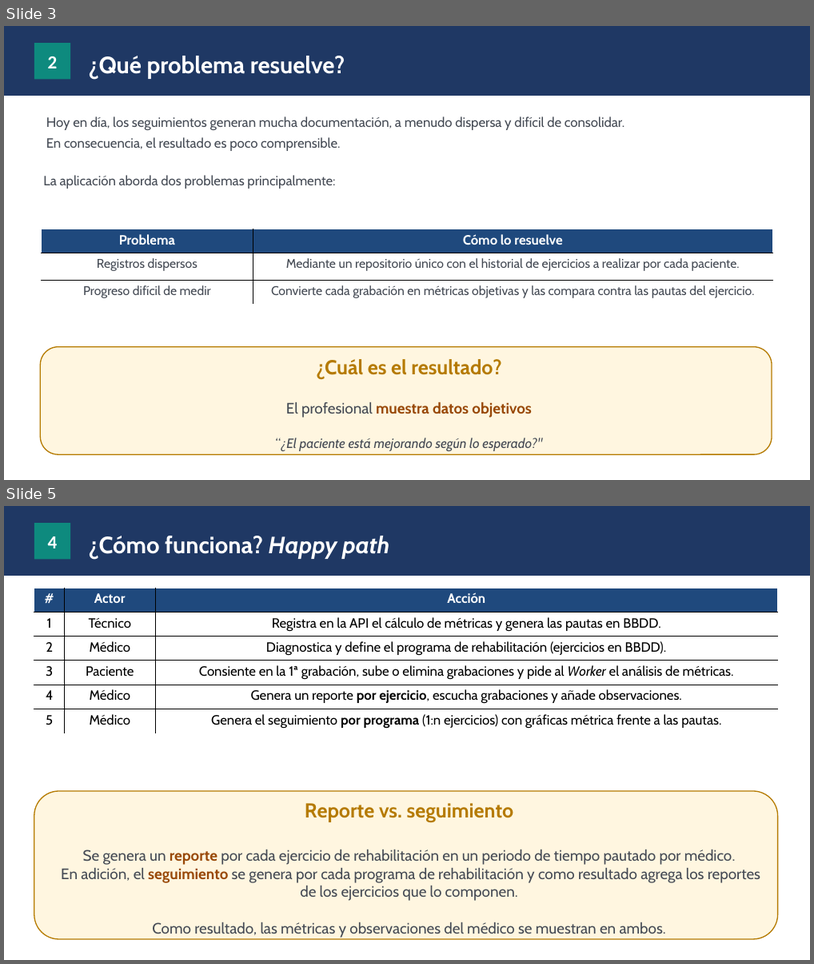
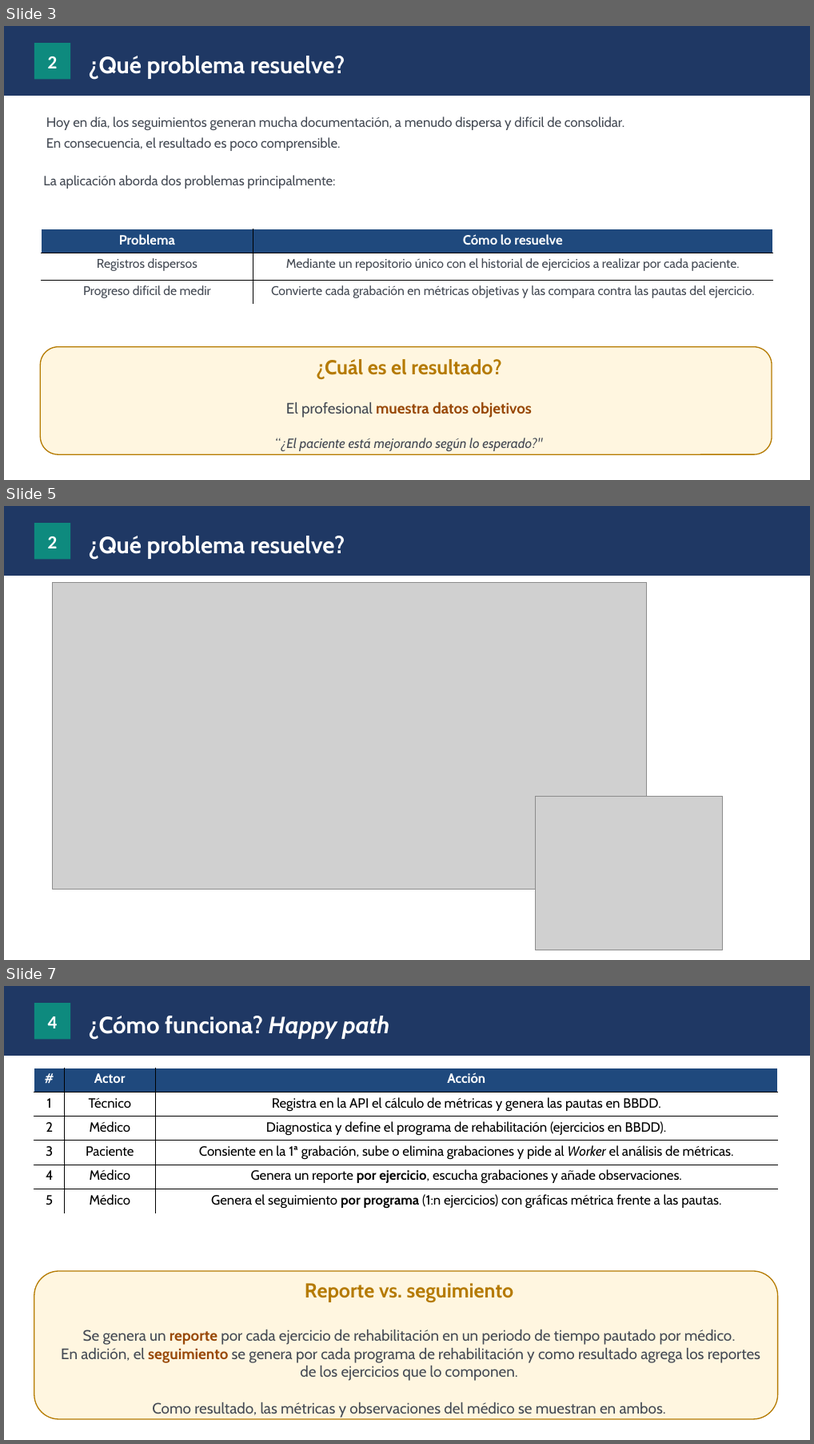
Before and after one commit to josepcal/TFM_Rehab_Followup_Checkup, a slide deck: doc/memoria_proyecto/Memoria_Proyecto.pptx. Shown one above the other, each under a label of ours: slides 3 and 5 before the commit, slides 3, 5 and 7 after it; the slides between them are not shown. The pictures are 814x964 and 814x1444 pixels, drawn with LibreOffice and Linux fonts; fonts in the diff are those of the drawing; grey boxes stand for pictures. Boxes give left, top, right and bottom in pixels: in the first picture for what was removed or moved away, otherwise in the second. Text is boxed around its words. In the diff, an @@ line names an element or a change of style, - is before the commit and + after.

```diff
--- a/doc/memoria_proyecto/Memoria_Proyecto.pptx
+++ b/doc/memoria_proyecto/Memoria_Proyecto.pptx
@@ slide 5 added at bbox=[4, 506, 810, 960], background #FFFFFF @@
@@ rectangle added at bbox=[4, 506, 810, 576], fill #1F3864 @@
@@ rectangle added at bbox=[34, 523, 70, 560], fill #0E8A7E, 22 pt, text #FFFFFF, bold @@
+2
@@ text added at bbox=[89, 536, 346, 559], 28 pt, text #FFFFFF, bold @@
+¿Qué problema resuelve?
@@ picture added at bbox=[52, 582, 647, 888] @@
@@ picture added at bbox=[536, 796, 722, 949] @@
@@ what was slide 5 is now slide 7 @@
```
Also in this commit, not shown: 4 slides changed, 1 other slide added, 1 other file.
